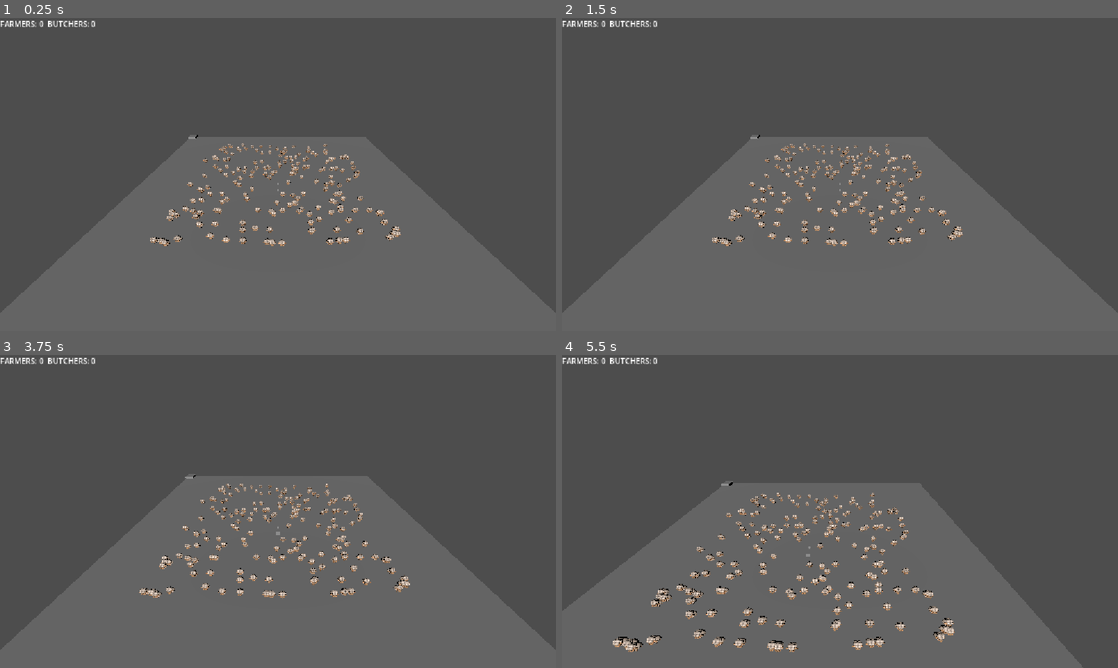
Above: before the commit, frames 1-4 (two rows, left to right).
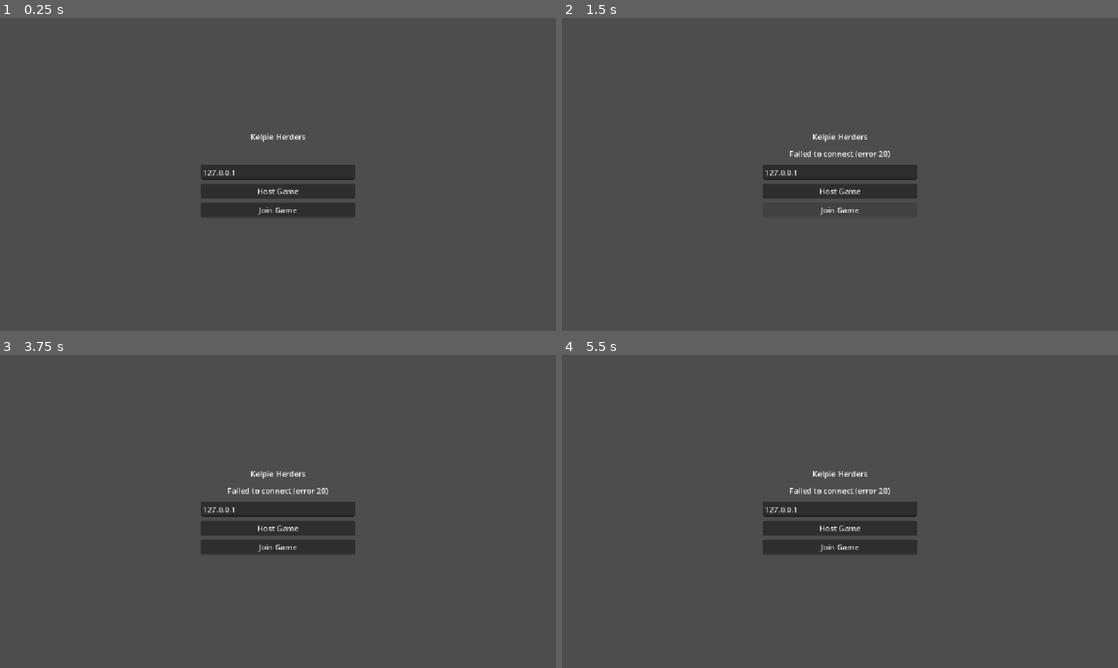
Above: after the commit, the same moments.

Repository: jumper385/kelpie-herders
Game: Godot game, scene res://Lobby.tscn
Two runs of this game, one before a commit and one after it. Both use one fixed random seed, a clock stepped at 60 frames per second and the inputs below. Before the commit the project starts from res://node_3d.tscn.
Inputs (mouse positions are in pixels of both pictures, inside the frame that each line leads up to):
- Up to frame 1 (0.25 s): no input
- Up to frame 2 (1.5 s): click (840, 190) at 0.5 s, where only the run after the commit has a clickable "Host Game"; click (840, 208) at 1.25 s, where only the run after the commit has a clickable "Join Game"
- Up to frame 3 (3.75 s): move the mouse to (400, 495) at 2.02 s; hold Right mouse button (move_to_target) 2.03-2.75 s; click (400, 495) at 2.17 s; drag from (166, 527) to (250, 574) at 2.77 s; move the mouse to (333, 442) at 3.52 s; hold W (cam_fwd) from 3.53 s (still down); click (333, 442) at 3.67 s
- Up to frame 4 (5.5 s): right-click (895, 442) at 3.8 s; release W (cam_fwd) at 4.25 s; drag from (812, 574) to (673, 464) at 4.27 s; move the mouse to (1006, 558) at 5.02 s; hold D (cam_right) from 5.03 s (still down); click (1006, 558) at 5.17 s; right-click (1006, 558) at 5.3 s

The runs differ from the first frame. In frame 1, 5.7% of the frame differs, in the area x 0-73%, y 0-73%; in frame 2, 5.8%; in frame 3, 6.1%; in frame 4, 7.4%, in the area x 0-71%, y 0-95%.

Commit message:
feat: added multiplayer with vibe coding

Diff:
--- a/CaptureAreaCtrl.gd
+++ b/CaptureAreaCtrl.gd
@@ -4,14 +4,18 @@
 @export var team: StringName = &"farmers"
 @export var group: StringName = &"sheep"
 
-signal sheep_captured(team: StringName)
+signal entity_captured(team: StringName)
 
 func _ready() -> void:
 	body_entered.connect(_on_body_entered)
 
 func _on_body_entered(body: Node3D) -> void:
+	if not multiplayer.is_server():
+		return
 	if not body.is_in_group(group):
 		return
-	print(team, " Captured a Sheep")
-	body.capture()
-	sheep_captured.emit(team)
+	if not body is NetEntity:
+		return
+	print(team, " captured an entity")
+	(body as NetEntity).capture()
+	entity_captured.emit(team)
--- /dev/null
+++ b/GameState.gd
@@ -0,0 +1,4 @@
+extends Node
+
+## Autoload singleton — shared game state across lobby and main scene.
+var player_roles: Dictionary = {}  # peer_id (int) -> role (StringName: "farmer" | "butcher")
--- a/KelpieCharacterCtrl.gd
+++ b/KelpieCharacterCtrl.gd
@@ -1,16 +1,54 @@
 class_name KelpieCharacterCtrl
-extends CharacterBody3D
+extends NetEntity
 
 @export var speed: float = 14.0
 @export var fall_accel: float = 75.0
 @export var is_disabled: bool = false
 
+## Peer whose inputs drive this kelpie. Set via _on_spawn before add_child.
+var player_peer_id: int = 1
+
 @onready var nav_agent: NavigationAgent3D = $NavigationAgent3D
+
+
+# ── NetEntity hooks ───────────────────────────────────────────────────────────
+
+func _on_spawn(data: Dictionary) -> void:
+	player_peer_id = data.get("peer_id", 1)
+	add_to_group("kelpie")
+	if data.get("role", "farmer") == "farmer":
+		position = Vector3(-30.0, 1.0, -30.0)
+	else:
+		position = Vector3(30.0, 1.0, 30.0)
+
+
+func _net_ready() -> void:
+	# Attach to the local camera rig if this kelpie belongs to this peer.
+	if player_peer_id == multiplayer.get_unique_id():
+		var rig := get_tree().get_first_node_in_group("camera_rig")
+		if rig:
+			rig.controlled_character = self
+
+
+# ── Movement target (server-side) ─────────────────────────────────────────────
 
 func set_move_target(pos: Vector3) -> void:
 	nav_agent.target_position = pos
 
+
+## Clients call this (via rpc_id(1, …)) to ask the server to move their kelpie.
+@rpc("any_peer", "call_remote", "reliable")
+func request_move(pos: Vector3) -> void:
+	if multiplayer.get_remote_sender_id() != player_peer_id:
+		return
+	nav_agent.target_position = pos
+
+
+# ── Physics (server only) ─────────────────────────────────────────────────────
+
 func _physics_process(delta: float) -> void:
+	if not multiplayer.is_server():
+		return
 	if is_disabled:
 		return
 
--- /dev/null
+++ b/Lobby.gd
@@ -0,0 +1,160 @@
+extends Control
+
+const PORT = 7777
+const MAIN_SCENE = "res://node_3d.tscn"
+
+var _connection_panel: Control
+var _role_panel: Control
+var _ip_input: LineEdit
+var _status_label: Label
+
+
+func _ready() -> void:
+	set_anchors_and_offsets_preset(Control.PRESET_FULL_RECT)
+	_build_ui()
+
+	multiplayer.peer_connected.connect(_on_peer_connected)
+	multiplayer.peer_disconnected.connect(_on_peer_disconnected)
+	multiplayer.connected_to_server.connect(_on_connected_to_server)
+	multiplayer.connection_failed.connect(_on_connection_failed)
+
+
+func _build_ui() -> void:
+	var center := CenterContainer.new()
+	center.set_anchors_and_offsets_preset(Control.PRESET_FULL_RECT)
+	add_child(center)
+
+	var vbox := VBoxContainer.new()
+	vbox.custom_minimum_size = Vector2(320, 0)
+	vbox.add_theme_constant_override("separation", 12)
+	center.add_child(vbox)
+
+	var title := Label.new()
+	title.text = "Kelpie Herders"
+	title.horizontal_alignment = HORIZONTAL_ALIGNMENT_CENTER
+	vbox.add_child(title)
+
+	_status_label = Label.new()
+	_status_label.horizontal_alignment = HORIZONTAL_ALIGNMENT_CENTER
+	_status_label.autowrap_mode = TextServer.AUTOWRAP_WORD_SMART
+	vbox.add_child(_status_label)
+
+	# ── Connection panel ──────────────────────────────────
+	_connection_panel = VBoxContainer.new()
+	_connection_panel.add_theme_constant_override("separation", 8)
+	vbox.add_child(_connection_panel)
+
+	_ip_input = LineEdit.new()
+	_ip_input.placeholder_text = "Server IP (leave blank for localhost)"
+	_ip_input.text = "127.0.0.1"
+	_connection_panel.add_child(_ip_input)
+
+	var host_btn := Button.new()
+	host_btn.text = "Host Game"
+	host_btn.pressed.connect(_on_host_pressed)
+	_connection_panel.add_child(host_btn)
+
+	var join_btn := Button.new()
+	join_btn.text = "Join Game"
+	join_btn.pressed.connect(_on_join_pressed)
+	_connection_panel.add_child(join_btn)
+
+	# ── Role panel (shown after connection) ───────────────
+	_role_panel = VBoxContainer.new()
+	_role_panel.add_theme_constant_override("separation", 8)
+	_role_panel.visible = false
+	vbox.add_child(_role_panel)
+
+	var role_lbl := Label.new()
+	role_lbl.text = "Choose Your Role:"
+	role_lbl.horizontal_alignment = HORIZONTAL_ALIGNMENT_CENTER
+	_role_panel.add_child(role_lbl)
+
+	var farmer_btn := Button.new()
+	farmer_btn.text = "Farmer  (herd sheep into the barn)"
+	farmer_btn.pressed.connect(_on_role_selected.bind(&"farmer"))
+	_role_panel.add_child(farmer_btn)
+
+	var butcher_btn := Button.new()
+	butcher_btn.text = "Butcher  (herd sheep to the slaughterhouse)"
+	butcher_btn.pressed.connect(_on_role_selected.bind(&"butcher"))
+	_role_panel.add_child(butcher_btn)
+
+
+# ── Networking ────────────────────────────────────────────────────────────────
+
+func _on_host_pressed() -> void:
+	var peer := ENetMultiplayerPeer.new()
+	var err := peer.create_server(PORT)
+	if err != OK:
+		_status_label.text = "Failed to host (error %d)" % err
+		return
+	multiplayer.multiplayer_peer = peer
+	_connection_panel.visible = false
+	_role_panel.visible = true
+	_status_label.text = "Hosting on port %d — waiting for opponent..." % PORT
+
+
+func _on_join_pressed() -> void:
+	var ip := _ip_input.text.strip_edges()
+	if ip.is_empty():
+		ip = "127.0.0.1"
+	var peer := ENetMultiplayerPeer.new()
+	var err := peer.create_client(ip, PORT)
+	if err != OK:
+		_status_label.text = "Failed to connect (error %d)" % err
+		return
+	multiplayer.multiplayer_peer = peer
+	_connection_panel.visible = false
+	_status_label.text = "Connecting to %s..." % ip
+
+
+func _on_connected_to_server() -> void:
+	_role_panel.visible = true
+	_status_label.text = "Connected! Choose your role."
+
+
+func _on_connection_failed() -> void:
+	_connection_panel.visible = true
+	_role_panel.visible = false
+	_status_label.text = "Connection failed."
+
+
+func _on_peer_connected(id: int) -> void:
+	_status_label.text = "Player %d joined." % id
+
+
+func _on_peer_disconnected(id: int) -> void:
+	_status_label.text = "Player %d disconnected." % id
+
+
+# ── Role selection ────────────────────────────────────────────────────────────
+
+func _on_role_selected(role: StringName) -> void:
+	_role_panel.visible = false
+	_status_label.text = "Role chosen — waiting for other player..."
+	if multiplayer.is_server():
+		_receive_role(1, role)
+	else:
+		_rpc_submit_role.rpc_id(1, role)
+
+
+## Clients call this on the server to submit their role choice.
+@rpc("any_peer", "call_remote", "reliable")
+func _rpc_submit_role(role: StringName) -> void:
+	if not multiplayer.is_server():
+		return
+	_receive_role(multiplayer.get_remote_sender_id(), role)
+
+
+func _receive_role(peer_id: int, role: StringName) -> void:
+	GameState.player_roles[peer_id] = role
+	print("Player %d chose: %s  (total ready: %d)" % [peer_id, role, GameState.player_roles.size()])
+	if GameState.player_roles.size() >= 2:
+		_rpc_start_game.rpc()
+
+
+## Server broadcasts: start the match.
+@rpc("authority", "call_local", "reliable")
+func _rpc_start_game() -> void:
+	get_tree().change_scene_to_file(MAIN_SCENE)
--- /dev/null
+++ b/Lobby.tscn
@@ -0,0 +1,12 @@
+[gd_scene format=3 uid="uid://ddvg62liq7bff"]
+
+[ext_resource type="Script" uid="uid://ksq20y5ik771" path="res://Lobby.gd" id="1_lobby"]
+
+[node name="Lobby" type="Control" unique_id=1120642112]
+layout_mode = 3
+anchors_preset = 15
+anchor_right = 1.0
+anchor_bottom = 1.0
+grow_horizontal = 2
+grow_vertical = 2
+script = ExtResource("1_lobby")
--- a/MainSceneController.gd
+++ b/MainSceneController.gd
@@ -1,8 +1,11 @@
 extends Node3D
 
-@export var sheep_scene: PackedScene
-@export var sheep_count: int = 10
-@export var spawn_radius: float = 10.0
+## Scenes for player-controlled entities (one per role, not data-driven).
+@export var kelpie_scene: PackedScene
+
+## Data-driven world entities. Add a SpawnConfig resource here for every new
+## animal or object type — no code change required.
+@export var world_spawn_configs: Array[SpawnConfig] = []
 
 var farmers_score := 0
 var butchers_score := 0
@@ -11,40 +14,97 @@
 @export var butcher_capture_area: CaptureZone
 @export var score_label: Label
 
-# Called when the node enters the scene tree for the first time.
+var _spawner: MultiplayerSpawner
+## type_id -> PackedScene, built from world_spawn_configs at startup.
+var _scene_registry: Dictionary = {}
+
+
 func _ready() -> void:
-	farmer_capture_area.sheep_captured.connect(_on_sheep_captured)
-	butcher_capture_area.sheep_captured.connect(_on_sheep_captured)
+	# Build scene registry so _do_spawn can look up scenes by type string.
+	for cfg: SpawnConfig in world_spawn_configs:
+		_scene_registry[cfg.type_id] = cfg.scene
 
-	for i in range(sheep_count):
-		var sheep := sheep_scene.instantiate()
-		add_child(sheep)
-
-		var offset := Vector3(
-			randf_range(-spawn_radius, spawn_radius),
-			2,
-			randf_range(-spawn_radius, spawn_radius)
-		)
-
-		sheep.global_position = global_position + offset
-		sheep.add_to_group("sheep")
+	# All peers need the spawner to receive server-spawned nodes.
+	_spawner = MultiplayerSpawner.new()
+	_spawner.name = "Spawner"
+	_spawner.spawn_function = _do_spawn
+	add_child(_spawner)
+	_spawner.spawn_path = NodePath("..")
 
 	update_score_text()
 
-func _process(delta: float) -> void:
-	pass
+	if not multiplayer.is_server():
+		return
 
-func _on_sheep_captured(team: StringName) -> void:
+	# ── Server only ───────────────────────────────────────
+	farmer_capture_area.entity_captured.connect(_on_entity_captured)
+	butcher_capture_area.entity_captured.connect(_on_entity_captured)
+
+	# Spawn all world entities from the config array.
+	for cfg: SpawnConfig in world_spawn_configs:
+		for i in range(cfg.count):
+			_spawner.spawn({
+				"type": cfg.type_id,
+				"index": i,
+				"x": randf_range(-cfg.spawn_radius, cfg.spawn_radius),
+				"z": randf_range(-cfg.spawn_radius, cfg.spawn_radius),
+				"spawn_height": cfg.spawn_height,
+			})
+
+	# Spawn one kelpie per player.
+	for peer_id: int in GameState.player_roles:
+		_spawner.spawn({
+			"type": "kelpie",
+			"peer_id": peer_id,
+			"role": str(GameState.player_roles[peer_id]),
+		})
+
+
+## Called on ALL peers by the spawner. Looks up the scene by type and delegates
+## initial setup to the entity via _on_spawn().
+## To support a new entity type: add its SpawnConfig to world_spawn_configs —
+## this function does not need to change.
+func _do_spawn(data: Dictionary) -> Node:
+	var type: String = data["type"]
+
+	if type == "kelpie":
+		return _spawn_kelpie(data)
+
+	if not _scene_registry.has(type):
+		push_error("Unknown spawn type '%s'. Add a SpawnConfig to world_spawn_configs." % type)
+		return null
+
+	var node: Node = (_scene_registry[type] as PackedScene).instantiate()
+	node.name = "%s_%d" % [type.capitalize(), data.get("index", 0)]
+	if node is NetEntity:
+		(node as NetEntity)._on_spawn(data)
+	return node
+
+
+func _spawn_kelpie(data: Dictionary) -> KelpieCharacterCtrl:
+	var kelpie: KelpieCharacterCtrl = kelpie_scene.instantiate()
+	kelpie.name = "Kelpie_%d" % data["peer_id"]
+	kelpie._on_spawn(data)
+	return kelpie
+
+
+# ── Score ─────────────────────────────────────────────────────────────────────
+
+func _on_entity_captured(team: StringName) -> void:
 	if team == &"farmers":
 		farmers_score += 1
 	else:
 		butchers_score += 1
 	print("Score — Farmers: %d  Butchers: %d" % [farmers_score, butchers_score])
+	_rpc_sync_score.rpc(farmers_score, butchers_score)
 
+
+@rpc("authority", "call_local", "reliable")
+func _rpc_sync_score(farmers: int, butchers: int) -> void:
+	farmers_score = farmers
+	butchers_score = butchers
 	update_score_text()
 
+
 func update_score_text() -> void:
-	score_label.text = "Farmers: %d  Butchers: %d" % [
-		farmers_score,
-		butchers_score
-	]
+	score_label.text = "Farmers: %d  Butchers: %d" % [farmers_score, butchers_score]
--- /dev/null
+++ b/NetEntity.gd
@@ -0,0 +1,98 @@
+## Base class for every networked physics entity (sheep, kelpie, future animals…).
+##
+## What it does once so subclasses never have to:
+##   • Adds a MultiplayerSynchronizer that replicates position/rotation server→clients.
+##   • Strips all collision layers on clients so the physics engine ignores them.
+##   • Provides capture() / _rpc_despawn for anything a CaptureZone can consume.
+##
+## Authoring a new entity:
+##   1. Create a CharacterBody3D scene, attach a script that extends NetEntity.
+##   2. Override _get_sync_interval() if you want throttled sync (e.g. 0.1 for 10 Hz).
+##   3. Override _on_spawn(data)  — called before add_child, set initial position/state.
+##   4. Override _net_ready()     — called inside _ready(), after node is in the tree.
+##   5. Override _net_disable_physics() if you have extra Area3D children to silence.
+##   6. Override _on_captured()   if you need cleanup before the node is freed.
+class_name NetEntity
+extends CharacterBody3D
+
+
+# ── Virtual hooks ─────────────────────────────────────────────────────────────
+
+## Properties to sync every interval. Override to change or extend the list.
+func _get_sync_properties() -> Array[String]:
+	return ["global_position", "rotation"]
+
+
+## Replication interval in seconds. 0 = every physics frame.
+## Override to throttle (e.g. return 0.1 for 10 Hz).
+func _get_sync_interval() -> float:
+	return 0.0
+
+
+## Called by the spawner on ALL peers, before add_child, with the raw spawn dict.
+## Use this to set initial position, peer ownership, groups, etc.
+## Do NOT call get_tree() here — the node is not yet in the scene tree.
+func _on_spawn(_data: Dictionary) -> void:
+	pass
+
+
+## Runs at the end of _ready() on all peers.
+## The node is in the scene tree here — safe to call get_tree(), get_node(), etc.
+func _net_ready() -> void:
+	pass
+
+
+## Called on clients in _ready() to disable physics participation.
+## Override to also silence child Area3D nodes (see SheepCharacterCtrl for example).
+func _net_disable_physics() -> void:
+	collision_layer = 0
+	collision_mask = 0
+
+
+## Called by CaptureZone.capture() on the server just before this node is freed.
+## Override to remove groups, emit signals, etc.
+func _on_captured() -> void:
+	pass
+
+
+# ── Engine entry point ────────────────────────────────────────────────────────
+
+func _ready() -> void:
+	_net_setup_replication()
+	if not multiplayer.is_server():
+		_net_disable_physics()
+	_net_ready()
+
+
+# ── Replication (internal) ────────────────────────────────────────────────────
+
+func _net_setup_replication() -> void:
+	var config := SceneReplicationConfig.new()
+	for prop in _get_sync_properties():
+		var path := NodePath(".:" + prop)
+		config.add_property(path)
+		config.property_set_spawn(path, true)
+		config.property_set_replication_mode(path, SceneReplicationConfig.REPLICATION_MODE_ALWAYS)
+	var sync := MultiplayerSynchronizer.new()
+	sync.replication_config = config
+	var interval := _get_sync_interval()
+	if interval > 0.0:
+		sync.replication_interval = interval
+	add_child(sync)
+
+
+# ── Capture / despawn ─────────────────────────────────────────────────────────
+
+## Called by CaptureZone when this entity enters a capture area (server only).
+func capture() -> void:
+	if not multiplayer.is_server():
+		return
+	_on_captured()
+	_rpc_despawn.rpc()
+	queue_free()
+
+
+## Removes this entity on all clients when captured.
+@rpc("authority", "call_remote", "reliable")
+func _rpc_despawn() -> void:
+	queue_free()
--- a/RTSCameraRigCtrl.gd
+++ b/RTSCameraRigCtrl.gd
@@ -8,12 +8,13 @@
 @export var max_zoom := 40.0
 @export var pan_speed := 1.0
 @export var camera: Camera3D
-@export var controlled_character: CharacterBody3D
+@export var controlled_character: KelpieCharacterCtrl
 
 var panning_with_mouse := false
 var zoom_distance := 10.0  # starting distance, will sync to camera's actual pos in _ready
 
 func _ready() -> void:
+	add_to_group("camera_rig")
 	if camera:
 		zoom_distance = camera.position.length()
 
@@ -26,7 +27,10 @@
 		if controlled_character == null:
 			print("No attached control character")
 			return
-		controlled_character.set_move_target(target_position)
+		if multiplayer.is_server():
+			controlled_character.set_move_target(target_position)
+		else:
+			controlled_character.request_move.rpc_id(1, target_position)
 
 	# --- Middle mouse button drag-to-pan ---
 	if event is InputEventMouseButton:
--- a/SheepCharacterCtrl.gd
+++ b/SheepCharacterCtrl.gd
@@ -1,4 +1,4 @@
-extends CharacterBody3D
+extends NetEntity
 
 @export var move_speed: float = 2.0
 @export var gravity: float = 20.0
@@ -9,12 +9,38 @@
 var nav_ready := false
 var nav_map: RID
 
-func _ready() -> void:
+
+# ── NetEntity hooks ───────────────────────────────────────────────────────────
+
+func _get_sync_interval() -> float:
+	return 0.1  # 10 Hz — enough for flocking visuals
+
+
+func _on_spawn(data: Dictionary) -> void:
+	add_to_group("sheep")
+	position = Vector3(data.get("x", 0.0), data.get("spawn_height", 2.0), data.get("z", 0.0))
+
+
+func _net_disable_physics() -> void:
+	super()  # zeros self collision_layer / collision_mask
+	neighbour_area.collision_layer = 0
+	neighbour_area.collision_mask = 0
+
+
+func _net_ready() -> void:
+	if not multiplayer.is_server():
+		return
 	randomize()
 	nav_map = get_world_3d().navigation_map
 	await wait_for_nav_map_ready()
 	nav_ready = true
 
+
+func _on_captured() -> void:
+	remove_from_group("sheep")
+
+
+# ── Navigation helpers ────────────────────────────────────────────────────────
 
 func wait_for_nav_map_ready() -> void:
 	while NavigationServer3D.map_get_iteration_id(nav_map) == 0:
@@ -30,11 +56,12 @@
 		total += force.compute(self, neighbours)
 	return total
 
-func capture() -> void:
-	remove_from_group("sheep")
-	queue_free()
+
+# ── Physics (server only) ─────────────────────────────────────────────────────
 
 func _physics_process(delta: float) -> void:
+	if not multiplayer.is_server():
+		return
 	if not nav_ready:
 		return
 
--- /dev/null
+++ b/SheepSpawnConfig.tres
@@ -0,0 +1,11 @@
+[gd_resource type="Resource" script_class="SpawnConfig" format=3 uid="uid://dhagpoqjouw8t"]
+
+[ext_resource type="Script" uid="uid://cstbeg132xhu1" path="res://SpawnConfig.gd" id="1_cfg"]
+[ext_resource type="PackedScene" uid="uid://byoglotrcgreu" path="res://SheepCharacterBody.tscn" id="2_scene"]
+
+[resource]
+script = ExtResource("1_cfg")
+type_id = "sheep"
+scene = ExtResource("2_scene")
+count = 200
+spawn_radius = 30.0
--- /dev/null
+++ b/SpawnConfig.gd
@@ -0,0 +1,24 @@
+## Describes one batch of world entities for MainSceneController to spawn.
+##
+## To add a new animal or plant:
+##   1. Create its scene and script (extending NetEntity).
+##   2. Duplicate this resource (or create a new one) and point 'scene' at the new scene.
+##   3. Add the resource to MainSceneController's 'world_spawn_configs' array in the editor.
+##   That's it — no code changes needed.
+class_name SpawnConfig
+extends Resource
+
+## Identifier used in spawn data packets. Must be unique across all configs.
+@export var type_id: String = ""
+
+## The PackedScene to instantiate for each member of this batch.
+@export var scene: PackedScene
+
+## How many instances to spawn at game start.
+@export var count: int = 0
+
+## Half-width of the random scatter area (XZ plane) around the world origin.
+@export var spawn_radius: float = 10.0
+
+## Y position to place each spawned instance at.
+@export var spawn_height: float = 2.0
--- a/node_3d.tscn
+++ b/node_3d.tscn
@@ -2,9 +2,10 @@
 
 [ext_resource type="Script" uid="uid://xpw7qothqg0k" path="res://MainSceneController.gd" id="1_r3fl7"]
 [ext_resource type="PackedScene" uid="uid://c754e0283tjkd" path="res://RTSCameraRig.tscn" id="2_noarx"]
-[ext_resource type="PackedScene" uid="uid://byoglotrcgreu" path="res://SheepCharacterBody.tscn" id="3_a0tk4"]
 [ext_resource type="PackedScene" uid="uid://c135h6jjfpqy3" path="res://Kelpie.tscn" id="3_r3fl7"]
 [ext_resource type="PackedScene" uid="uid://br6fxhknc7hkf" path="res://CaptureArea.tscn" id="5_jka67"]
+[ext_resource type="Script" uid="uid://cstbeg132xhu1" path="res://SpawnConfig.gd" id="6_spcfg"]
+[ext_resource type="Resource" path="res://SheepSpawnConfig.tres" id="7_sheepcfg"]
 
 [sub_resource type="NavigationMesh" id="NavigationMesh_noarx"]
 vertices = PackedVector3Array(-49.6084, 0.5835, 49.8208, -0.85839844, 0.5835, 5.320801, -1.1083984, 0.5835, 3.3208008, -49.6084, 0.5835, -49.9292, 49.6416, 0.5835, 49.8208, 1.1416016, 0.5835, 5.070801, 0.89160156, 0.5835, 3.0708008, 49.6416, 0.5835, -49.9292)
@@ -20,9 +21,8 @@
 
 [node name="MainScene" type="Node3D" unique_id=722219510 node_paths=PackedStringArray("farmer_capture_area", "butcher_capture_area", "score_label")]
 script = ExtResource("1_r3fl7")
-sheep_scene = ExtResource("3_a0tk4")
-sheep_count = 200
-spawn_radius = 30.0
+kelpie_scene = ExtResource("3_r3fl7")
+world_spawn_configs = Array[ExtResource("6_spcfg")]([ExtResource("7_sheepcfg")])
 farmer_capture_area = NodePath("barn")
 butcher_capture_area = NodePath("butcher")
 score_label = NodePath("CanvasLayer/ScoreLabel")
@@ -30,9 +30,8 @@
 [node name="DirectionalLight3D" type="DirectionalLight3D" parent="." unique_id=1979133199]
 transform = Transform3D(1, 0, 0, 0, 0.89857644, 0.438817, 0, -0.438817, 0.89857644, 0, 1.4715922, 2.6488564)
 
-[node name="RTSCameraRig" parent="." unique_id=849406773 node_paths=PackedStringArray("controlled_character") instance=ExtResource("2_noarx")]
+[node name="RTSCameraRig" parent="." unique_id=849406773 instance=ExtResource("2_noarx")]
 transform = Transform3D(1, 0, 0, 0, 1, 0, 0, 0, 1, 0, 39.05538, 61.716766)
-controlled_character = NodePath("../Kelpie")
 
 [node name="NavigationRegion3D" type="NavigationRegion3D" parent="." unique_id=357093799]
 navigation_mesh = SubResource("NavigationMesh_noarx")
@@ -50,9 +49,6 @@
 [node name="MeshInstance3D" type="MeshInstance3D" parent="NavigationRegion3D/Floor" unique_id=975526758]
 mesh = SubResource("BoxMesh_srnfd")
 
-[node name="Kelpie" parent="." unique_id=173224689 groups=["kelpie"] instance=ExtResource("3_r3fl7")]
-transform = Transform3D(1, 0, 0, 0, 1, 0, 0, 0, 1, 0, 1.0302343, 0)
-
 [node name="butcher" parent="." unique_id=30498884 instance=ExtResource("5_jka67")]
 transform = Transform3D(1, 0, 0, 0, 1, 0, 0, 0, 1, 48.071846, 0.456779, 48.40462)
 team = &"butchers"
--- a/project.godot
+++ b/project.godot
@@ -11,9 +11,13 @@
 [application]
 
 config/name="kelpie-herders"
-run/main_scene="uid://qndy8b0oonko"
+run/main_scene="res://Lobby.tscn"
 config/features=PackedStringArray("4.7", "Forward Plus")
 config/icon="res://icon.svg"
+
+[autoload]
+
+GameState="*res://GameState.gd"
 
 [display]
 
Not shown, added: GameState.gd.uid
Not shown, added: Lobby.gd.uid
Not shown, added: NetEntity.gd.uid
Not shown, added: SpawnConfig.gd.uid
